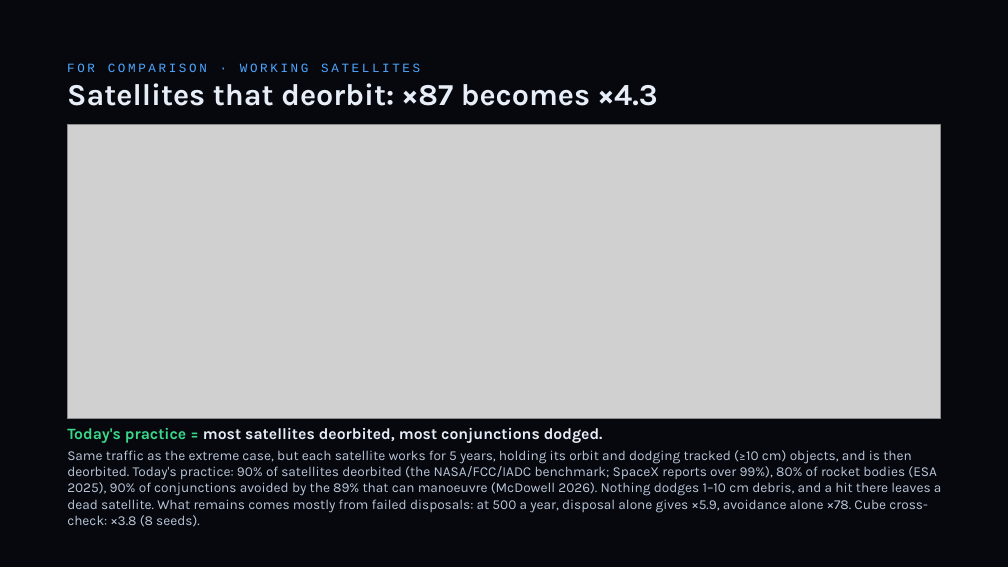
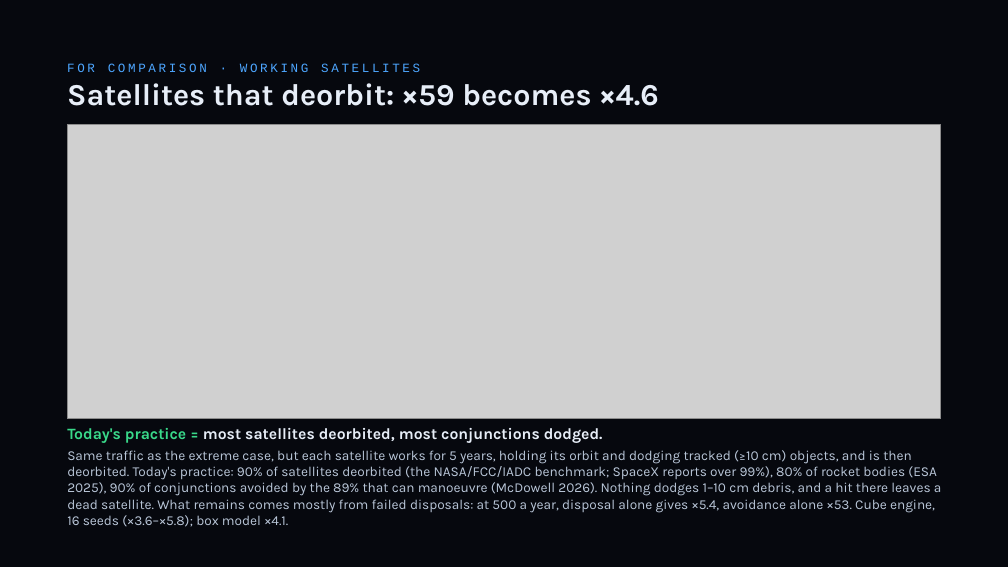
Before and after one commit to TimKadyrov/DebrisCascade, a slide deck: slide 21 of Barrel of Nails — Kessler Study.pptx. Drawn at 1008x567 pixels with LibreOffice and Linux fonts; fonts in the diff are those of the drawing; grey boxes stand for pictures. Boxes give left, top, right and bottom in pixels: in the first picture for what was removed or moved away, otherwise in the second. Text is boxed around its words. In the diff, an @@ line names an element or a change of style, - is before the commit and + after.

Commit message:
Deck on the cube engine; 2006 NASA benchmark panel
- Scenario numbers from 16-seed cube ensembles: nothing added x1.19,
  50/yr x2.6, 200/yr x18, 500/yr x59 (working satellites x4.6), operators
  quit ~yr 27 then x2.8, removal ~10/yr (~2 without explosions, ~60 with
  50/yr). Barrel-sized effects stay on the box model: ceiling +25%,
  90-230 barrels double the 1-10 cm field, ASAT ~22 barrels.
- Charts: seed-range bands/whiskers with the box model dashed; engine
  roles on the tool and engines slides.
- Limits slide: benchmark panel (LEGEND vs box vs cube, no old box) with
  the 2006 rerun at 16 seeds: cube 11.5 (5-17) vs LEGEND 10.8.
- SUMMARY and README rewritten for the cube headline and the benchmark.

```diff
--- a/Barrel of Nails — Kessler Study.pptx
+++ b/Barrel of Nails — Kessler Study.pptx
@@ text at [67,83,658,106]: text changed @@
-Satellites that deorbit: ×87 becomes ×4.3
+Satellites that deorbit: ×59 becomes ×4.6
@@ text at [67,450,942,527]: text changed @@
-Same traffic as the extreme case, but each satellite works for 5 years, holding its orbit and dodging tracked (≥10 cm) objects, and is then deorbited. Today's practice: 90% of satellites deorbited (the NASA/FCC/IADC benchmark; SpaceX reports over 99%), 80% of rocket bodies (ESA 2025), 90% of conjunctions avoided by the 89% that can manoeuvre (McDowell 2026). Nothing dodges 1–10 cm debris, and a hit there leaves a dead satellite. What remains comes mostly from failed disposals: at 500 a year, disposal alone gives ×5.9, avoidance alone ×78. Cube cross-check: ×3.8 (8 seeds).
+Same traffic as the extreme case, but each satellite works for 5 years, holding its orbit and dodging tracked (≥10 cm) objects, and is then deorbited. Today's practice: 90% of satellites deorbited (the NASA/FCC/IADC benchmark; SpaceX reports over 99%), 80% of rocket bodies (ESA 2025), 90% of conjunctions avoided by the 89% that can manoeuvre (McDowell 2026). Nothing dodges 1–10 cm debris, and a hit there leaves a dead satellite. What remains comes mostly from failed disposals: at 500 a year, disposal alone gives ×5.4, avoidance alone ×53. Cube engine, 16 seeds (×3.6–×5.8); box model ×4.1.
```
Also in this commit, not shown: 14 other slides changed, 15 other files.
